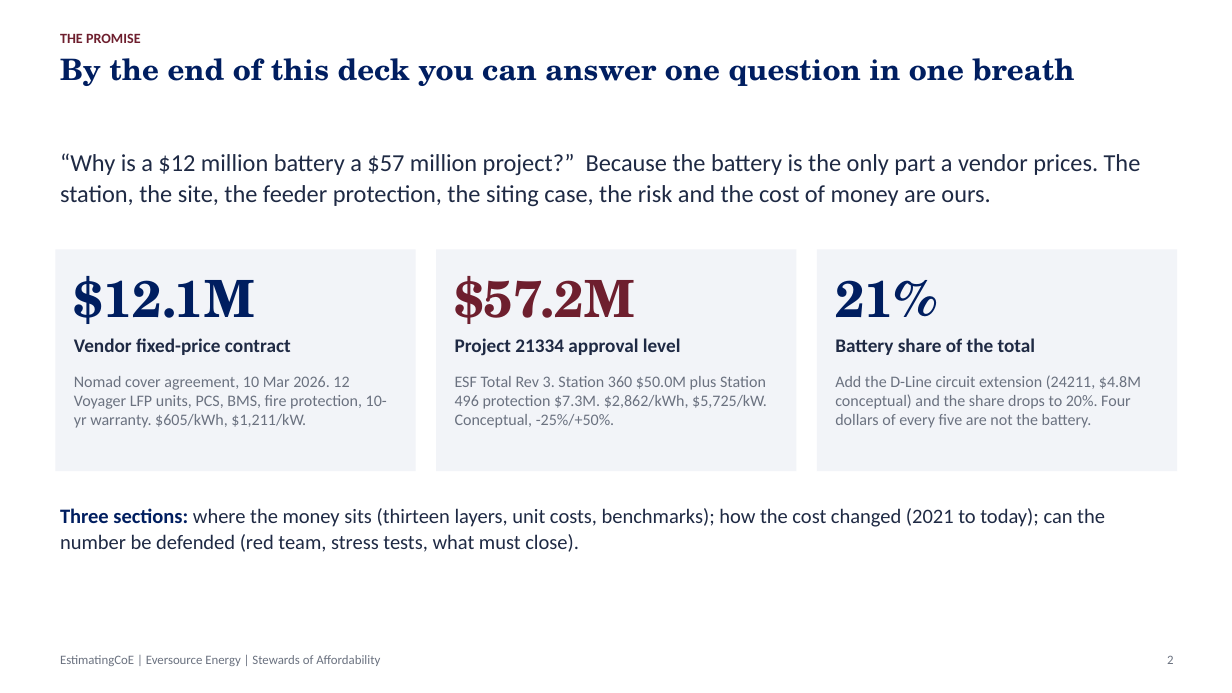
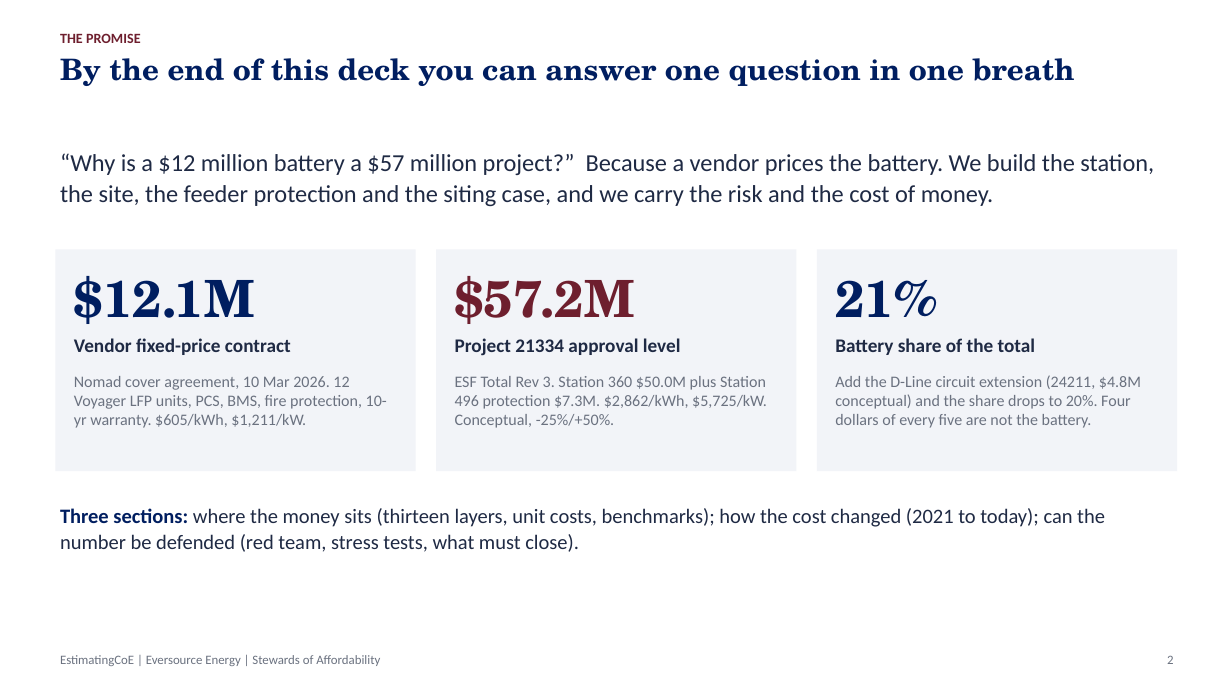
Before and after one commit to gbassaragh/BESS, a slide deck: slide 2 of Hyde Park BESS/6) Cost Analysis Deliverables/Hyde Park BESS - Cost Analysis Deck.pptx. Drawn at 1232x693 pixels with LibreOffice and Linux fonts; fonts in the diff are those of the drawing. Boxes give left, top, right and bottom in pixels: in the first picture for what was removed or moved away, otherwise in the second. Text is boxed around its words. In the diff, an @@ line names an element or a change of style, - is before the commit and + after.

```diff
--- a/Hyde Park BESS/6) Cost Analysis Deliverables/Hyde Park BESS - Cost Analysis Deck.pptx
+++ b/Hyde Park BESS/6) Cost Analysis Deliverables/Hyde Park BESS - Cost Analysis Deck.pptx
@@ text at [60, 153, 1154, 206]: text changed @@
-“Why is a $12 million battery a $57 million project?” Because the battery is the only part a vendor prices. The station, the site, the feeder protection, the siting case, the risk and the cost of money are ours.
+“Why is a $12 million battery a $57 million project?” Because a vendor prices the battery. We build the station, the site, the feeder protection and the siting case, and we carry the risk and the cost of money.
```
Also in this commit, not shown: 2 other files.
